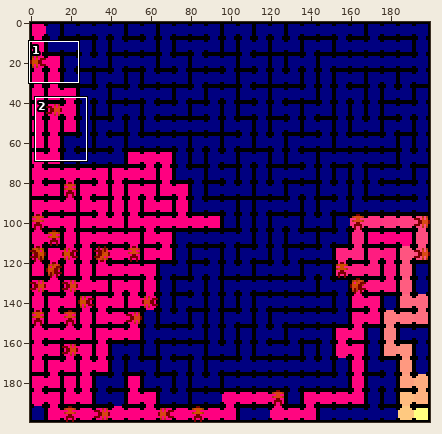
A sprite sheet gets an edit: PROJET/MyFirstFood3_1.png. Above: a wide view before the commit, with the close-up outlined.
Close-up. Earlier state:
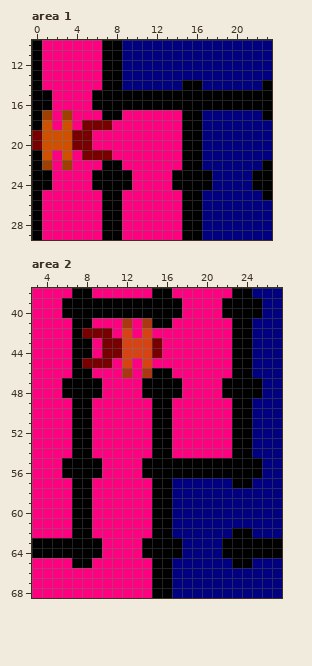
The file is 200x200 pixels. Colours within 5 levels of each other are drawn and written as one. Shown: area 1: x 0..23, y 10..29; area 2: x 3..27, y 38..68. The commit also changed other parts of the picture, which this record leaves out.
After the commit:
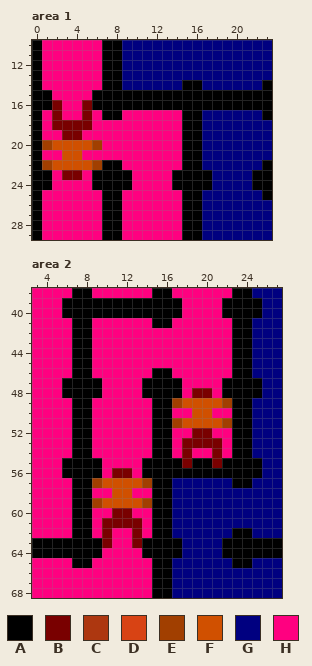
Palette (. is transparent): A #000000  B #790000  C #ad3710  D #d84314  E #a13f00  F #d05000  G #000080  H #ff0080
Changes in this commit:
--- area 1
@@ x 0..9 @@
 15 AAHHHHAAAA
-16 AAHHHHAAAA
-17 AEHEHHHAAH
-18 AFHFHBBBHH
-19 BFFFBBHHHH
-20 BFFFBBHHHH
-21 AFHFHBBBHH
-22 AEHEHHHAAH
-23 AAHHHHAAAA
+16 AABHHBAAAA
+17 AHBHHBHAAH
+18 AHBBBBHHHH
+19 AHHBBHHHHH
+20 AEFFFFEHHH
+21 AHHFFHHHHH
+22 AEFFFFEAAH
+23 AAHBBHAAAA
 24 AAHHHHAAAA
--- area 2
@@ x 3..27 @@
 40 HHHAAAAAAAAAAAAHHHHAAAAGG
-41 HHHHAAHHHCHCAAHHHHHHAAGGG
-42 HHHHABBBHDHDHHHHHHHHAAGGG
-43 HHHHAAHBBDDDBHHHHHHHAAGGG
-44 HHHHAAHBBDDDBHHHHHHHAAGGG
-45 HHHHABBBHDHDHHHHHHHHAAGGG
-46 HHHHAAHHHCHCAAHHHHHHAAGGG
+41 HHHHAAHHHHHHAAHHHHHHAAGGG
+42 HHHHAAHHHHHHHHHHHHHHAAGGG
+43 HHHHAAHHHHHHHHHHHHHHAAGGG
+44 HHHHAAHHHHHHHHHHHHHHAAGGG
+45 HHHHAAHHHHHHHHHHHHHHAAGGG
+46 HHHHAAHHHHHHAAHHHHHHAAGGG
 47 HHHAAAAHHHHAAAAHHHHAAAAGG
-48 HHHAAAAHHHHAAAAHHHHAAAAGG
-49 HHHHAAHHHHHHAAHHHHHHAAGGG
-50 HHHHAAHHHHHHAAHHHHHHAAGGG
-51 HHHHAAHHHHHHAAHHHHHHAAGGG
-52 HHHHAAHHHHHHAAHHHHHHAAGGG
-53 HHHHAAHHHHHHAAHHHHHHAAGGG
-54 HHHHAAHHHHHHAAHHHHHHAAGGG
-55 HHHAAAAHHHHAAAAAAAAAAAAGG
-56 HHHAAAAHHHHAAAAAAAAAAAAGG
-57 HHHHAAHHHHHHAAGGGGGGAAGGG
-58 HHHHAAHHHHHHAAGGGGGGGGGGG
-59 HHHHAAHHHHHHAAGGGGGGGGGGG
-60 HHHHAAHHHHHHAAGGGGGGGGGGG
-61 HHHHAAHHHHHHAAGGGGGGGGGGG
-62 HHHHAAHHHHHHAAGGGGGGAAGGG
-63 AAAAAAAHHHHAAAAGGGGAAAAAA
+48 HHHAAAAHHHHAAAAHBBHAAAAGG
+49 HHHHAAHHHHHHAAEFFFFEAAGGG
+50 HHHHAAHHHHHHAAHHFFHHAAGGG
+51 HHHHAAHHHHHHAAEFFFFEAAGGG
+52 HHHHAAHHHHHHAAHHBBHHAAGGG
+53 HHHHAAHHHHHHAAHBBBBHAAGGG
+54 HHHHAAHHHHHHAAHBHHBHAAGGG
+55 HHHAAAAHHHHAAAABAABAAAAGG
+56 HHHAAAAHBBHAAAAAAAAAAAAGG
+57 HHHHAAEFFFFEAAGGGGGGAAGGG
+58 HHHHAAHHFFHHAAGGGGGGGGGGG
+59 HHHHAAEFFFFEAAGGGGGGGGGGG
+60 HHHHAAHHBBHHAAGGGGGGGGGGG
+61 HHHHAAHBBBBHAAGGGGGGGGGGG
+62 HHHHAAHBHHBHAAGGGGGGAAGGG
+63 AAAAAAABHHBAAAAGGGGAAAAAA
 64 AAAAAAAHHHHAAAAGGGGAAAAAA
